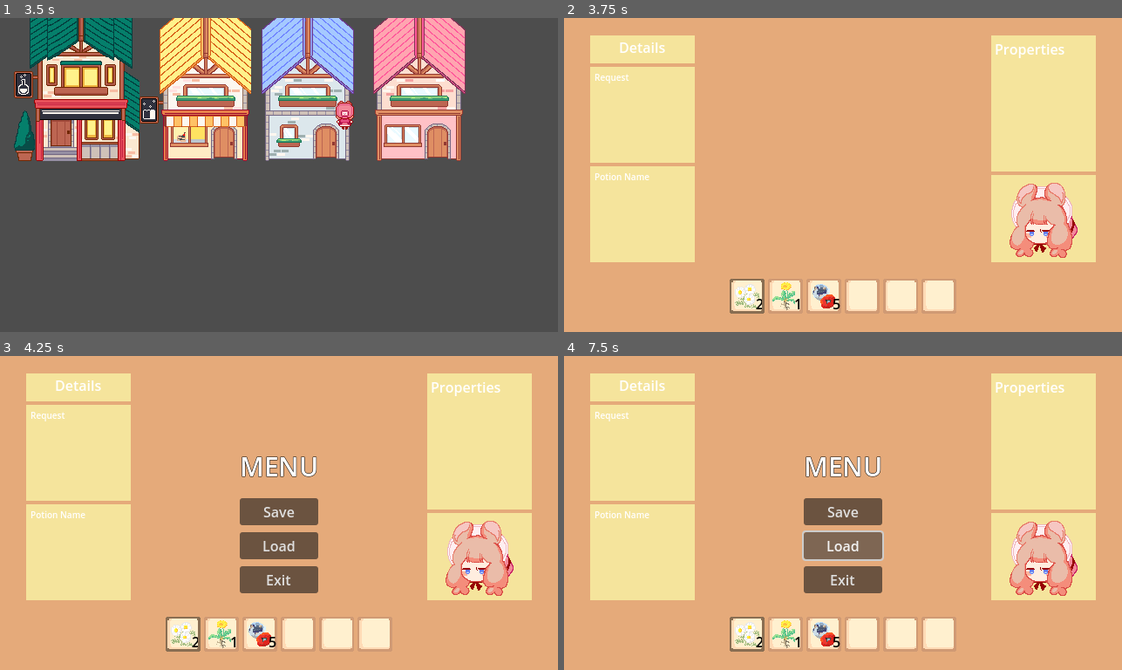
Above: before the commit, frames 1-4 (two rows, left to right).
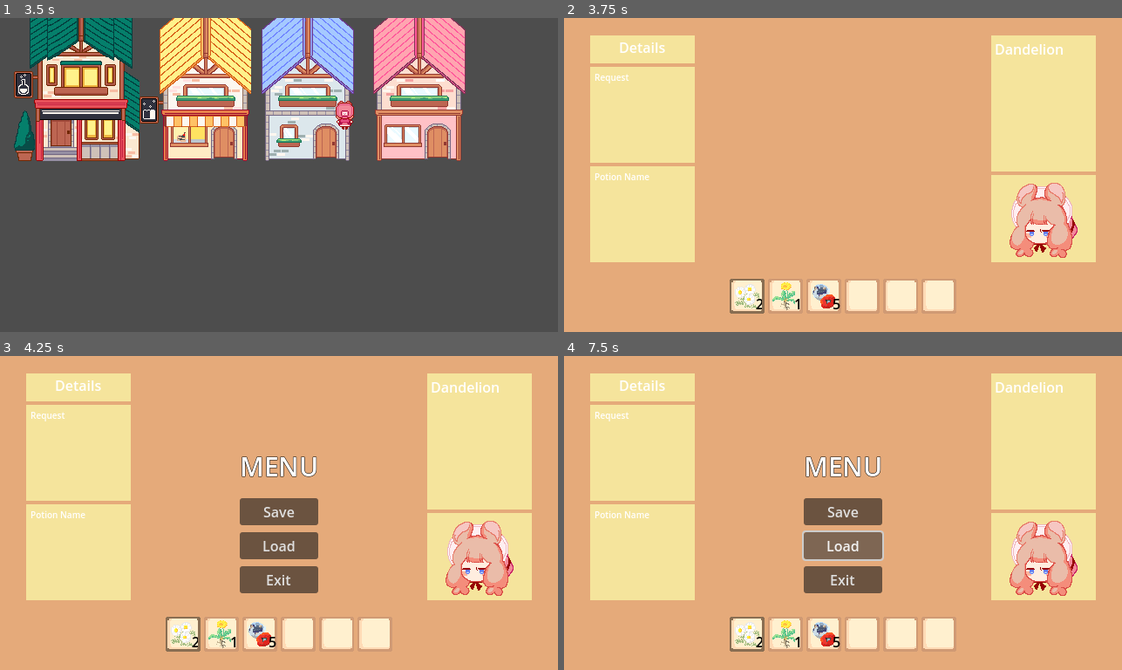
Above: after the commit, the same moments.

Repository: clara0/ApothecaryGame
Game: Godot game, scene res://scenes/main.tscn
Two runs of this game, one before a commit and one after it. Both use one fixed random seed, a clock stepped at 60 frames per second and the inputs below.
Inputs:
- Up to frame 1 (3.5 s): tap Enter (enter) at 0.5, 1.35, 2, 2.85 s; hold D (right) 0.53-1.28 s; tap C (craft_temp) at 0.6, 2.1 s; tap Space at 1.25 s; hold Escape (back) 1.28-2.03 s; hold D (right) 2.03-2.78 s; hold W (up) from 2.78 s (still down)
- Up to frame 2 (3.75 s): release W (up) at 3.53 s; hold A (left) from 3.53 s (still down); tap C (craft_temp) at 3.6 s
- Up to frame 3 (4.25 s): keep holding A (left); tap X (menu) at 4.15 s
- Up to frame 4 (7.5 s): tap Enter (enter) at 4.35 s; tap Space at 5 s; release A (left) at 5.03 s; hold Escape (back) 5.03-5.75 s; tap C (craft_temp) at 5.1, 7.35 s; click "Save" at 5.75 s; click "Load" at 6.5 s; hold D (right) from 7.28 s (still down)

Frame 1 is identical in both runs. In frame 2, 0.2% of the frame differs, in the area x 77-90%, y 8-13%; in frame 3, 0.2%; in frame 4, 0.2%.

Commit message:
browsing ingredients in potion creation menu now shows ingredient stats

Diff:
--- a/scenes/inventory/inv_detail.gd
+++ b/scenes/inventory/inv_detail.gd
@@ -21,6 +21,7 @@
 			formatted += d + ": " + str(data[d]) + "\n"
 	return formatted.strip_edges(true, true)
 
+
 func load_slot(slot: InvSlot) -> void:
 	if slot == null:
 		clear()
--- a/scenes/menus/potion/bonnie.tscn
+++ b/scenes/menus/potion/bonnie.tscn
@@ -44,11 +44,14 @@
 [node name="VBoxContainer" type="VBoxContainer" parent="VBoxContainer/MarginContainer/NinePatchRect/MarginContainer"]
 layout_mode = 2
 
-[node name="Label" type="Label" parent="VBoxContainer/MarginContainer/NinePatchRect/MarginContainer/VBoxContainer"]
+[node name="Name" type="Label" parent="VBoxContainer/MarginContainer/NinePatchRect/MarginContainer/VBoxContainer"]
 layout_mode = 2
 text = "Properties"
 
-[node name="Properties" type="Label" parent="VBoxContainer/MarginContainer/NinePatchRect/MarginContainer/VBoxContainer"]
+[node name="Effects" type="Label" parent="VBoxContainer/MarginContainer/NinePatchRect/MarginContainer/VBoxContainer"]
+layout_mode = 2
+
+[node name="Flavors" type="Label" parent="VBoxContainer/MarginContainer/NinePatchRect/MarginContainer/VBoxContainer"]
 layout_mode = 2
 
 [node name="Bonnie" type="MarginContainer" parent="VBoxContainer"]
--- /dev/null
+++ b/scenes/menus/potion/ingredient_detail.gd
@@ -0,0 +1,31 @@
+extends Control
+
+@onready var name_label: Label = \
+	$VBoxContainer/MarginContainer/NinePatchRect/MarginContainer/VBoxContainer/Name
+@onready var effects: Label = \
+	$VBoxContainer/MarginContainer/NinePatchRect/MarginContainer/VBoxContainer/Effects
+@onready var flavors: Label = \
+	$VBoxContainer/MarginContainer/NinePatchRect/MarginContainer/VBoxContainer/Flavors
+
+
+func format_list(data: Dictionary):
+	var formatted: String = ""
+	for d in data:
+		if (data[d] != 0):
+			formatted += d + ": " + str(data[d]) + "\n"
+	return formatted.strip_edges(true, true)
+
+
+func load_slot(slot: InvSlot) -> void:
+	if slot == null:
+		clear()
+		return
+	name_label.text = slot.item.name
+	effects.text = format_list(slot.item.effects)
+	flavors.text = format_list(slot.item.flavors)
+
+
+func clear() -> void:
+	name_label.text = ""
+	effects.text = ""
+	flavors.text = ""
--- a/scenes/menus/potion/ingredients.gd
+++ b/scenes/menus/potion/ingredients.gd
@@ -42,7 +42,7 @@
 		i += 1
 
 
-func browse(action: Action) -> void:
+func browse(action: Action) -> Control:
 	var old_slot: int = focus_slot
 	match action:
 		Action.RIGHT:
@@ -65,3 +65,4 @@
 
 	slots[old_slot].focus_off()
 	slots[focus_slot].focus_on()
+	return slots[focus_slot]
--- a/scenes/menus/potion/potion_craft_menu.gd
+++ b/scenes/menus/potion/potion_craft_menu.gd
@@ -1,11 +1,11 @@
 extends Control
-
 
 var is_open: bool = false
 var objective_exist: bool = false
+var curr_slot: Control
 
 @onready var ingredients: Control = $MarginContainer/VSplitContainer/Ingredients
-
+@onready var detail: Control = $MarginContainer/VSplitContainer/MarginContainer/HBoxContainer/Ingredient
 
 # Called when the node enters the scene tree for the first time.
 func _ready() -> void:
@@ -23,9 +23,12 @@
 
 	if is_open:
 		if Input.is_action_just_pressed("right"):
-			ingredients.browse(ingredients.Action.RIGHT)
+			curr_slot = ingredients.browse(ingredients.Action.RIGHT)
 		if Input.is_action_just_pressed("left"):
-			ingredients.browse(ingredients.Action.LEFT)
+			curr_slot = ingredients.browse(ingredients.Action.LEFT)
+
+	if curr_slot:
+		detail.load_slot(curr_slot.get_slot())
 
 
 func close() -> void:
--- a/scenes/menus/potion/potion_craft_menu.tscn
+++ b/scenes/menus/potion/potion_craft_menu.tscn
@@ -1,11 +1,12 @@
-[gd_scene load_steps=7 format=3 uid="uid://hoh6415bdbik"]
+[gd_scene load_steps=8 format=3 uid="uid://hoh6415bdbik"]
 
-[ext_resource type="Script" path="res://scenes/menus/potion/potion_craft_menu.gd" id="1_3ri03"]
+[ext_resource type="Script" uid="uid://detamcaly25j0" path="res://scenes/menus/potion/potion_craft_menu.gd" id="1_3ri03"]
 [ext_resource type="PackedScene" uid="uid://ci7tgjpkfvwpw" path="res://scenes/menus/potion/ingredients.tscn" id="1_55jro"]
 [ext_resource type="Texture2D" uid="uid://c68y3kmdv6gci" path="res://graphics/ui/sad_inv_bgd.png" id="1_uhppn"]
 [ext_resource type="PackedScene" uid="uid://itee0yhi1hk3" path="res://scenes/menus/potion/objective.tscn" id="2_qip6n"]
-[ext_resource type="Script" path="res://scenes/menus/potion/ingredients.gd" id="4_hheok"]
+[ext_resource type="Script" uid="uid://yqw4fu5e53yu" path="res://scenes/menus/potion/ingredients.gd" id="4_hheok"]
 [ext_resource type="PackedScene" uid="uid://dpovu7aydog44" path="res://scenes/menus/potion/bonnie.tscn" id="4_i0umm"]
+[ext_resource type="Script" uid="uid://cwnf2ilfij5kq" path="res://scenes/menus/potion/ingredient_detail.gd" id="5_jlqe0"]
 
 [node name="PotionCraftMenu" type="Control"]
 layout_mode = 3
@@ -79,6 +80,7 @@
 custom_minimum_size = Vector2(120, 260)
 layout_mode = 2
 size_flags_vertical = 8
+script = ExtResource("5_jlqe0")
 
 [node name="Ingredients" parent="MarginContainer/VSplitContainer" instance=ExtResource("1_55jro")]
 layout_mode = 2
Not shown, added: scenes/menus/potion/ingredient_detail.gd.uid
